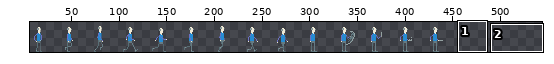
Edited in one commit: sprite sheet (Man/Man.png). The first picture is a wide view before the edit; the outline marks the close-up.
Close-up. Before the commit:
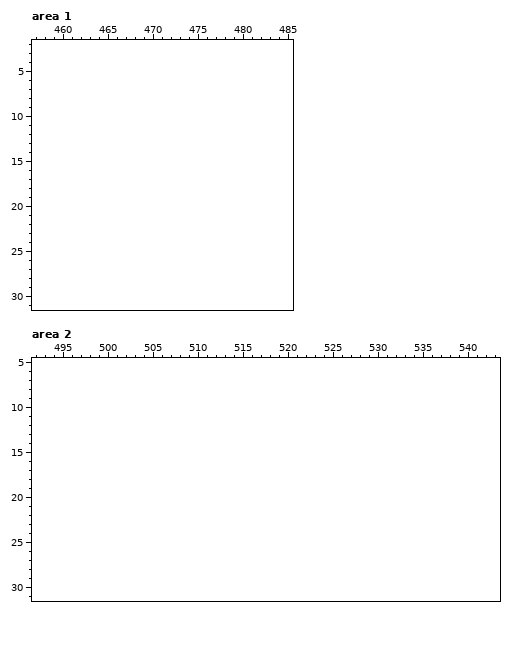
The file is 448x32 pixels. Shown: area 1: x 457..485, y 2..31; area 2: x 492..543, y 5..31. The old version is drawn lined up with the new one, on the new canvas. The wide view leaves out empty margins.
Once edited:
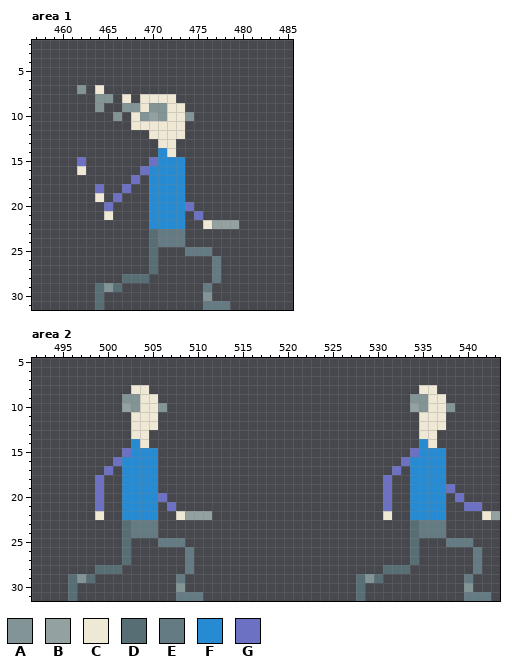
Palette (. is transparent): A #839496  B #93a1a1  C #eee8d5  D #586e75  E #657b83  F #268bd2  G #6c71c4
The exact change:
canvas 448x32 -> 544x32
--- area 1
@@ x 457..485 @@
  6 .............................
- 7 .............................
- 8 .............................
- 9 .............................
-10 .............................
-11 .............................
-12 .............................
-13 .............................
-14 .............................
-15 .............................
-16 .............................
-17 .............................
-18 .............................
-19 .............................
-20 .............................
-21 .............................
-22 .............................
-23 .............................
-24 .............................
-25 .............................
-26 .............................
-27 .............................
-28 .............................
-29 .............................
-30 .............................
-31 .............................
+ 7 .....A.C.....................
+ 8 .......AA.C.CCCC.............
+ 9 .......A..AACAACC............
+10 .........A.CABACCA...........
+11 ...........CCCCCC............
+12 .............CCCC............
+13 ..............CC.............
+14 ..............FC.............
+15 .....G.......GFFF............
+16 .....C......GFFFF............
+17 ...........G.FFFF............
+18 .......G..G..FFFF............
+19 .......C.G...FFFF............
+20 ........G....FFFFG...........
+21 ........C....FFFF.G..........
+22 .............FFFF..CBBB......
+23 .............DEEE............
+24 .............DEEE............
+25 .............D...EEE.........
+26 .............D......E........
+27 .............D......E........
+28 ..........DDD.......E........
+29 .......DAD.........E.........
+30 .......D...........A.........
+31 .......D...........EEE.......
--- area 2
@@ x 492..543 @@
  7 ....................................................
- 8 ....................................................
- 9 ....................................................
-10 ....................................................
-11 ....................................................
-12 ....................................................
-13 ....................................................
-14 ....................................................
-15 ....................................................
-16 ....................................................
-17 ....................................................
-18 ....................................................
-19 ....................................................
-20 ....................................................
-21 ....................................................
-22 ....................................................
-23 ....................................................
-24 ....................................................
-25 ....................................................
-26 ....................................................
-27 ....................................................
-28 ....................................................
-29 ....................................................
-30 ....................................................
-31 ....................................................
+ 8 ...........CC..............................CC.......
+ 9 ..........AACC............................AACC......
+10 ..........BACCA...........................BACCA.....
+11 ...........CCC.............................CCC......
+12 ...........CCC.............................CCC......
+13 ...........CC..............................CC.......
+14 ...........FC..............................FC.......
+15 ..........GFFF............................GFFF......
+16 .........GFFFF...........................GFFFF......
+17 ........G.FFFF..........................G.FFFF......
+18 .......G..FFFF.........................G..FFFF......
+19 .......G..FFFF.........................G..FFFFG.....
+20 .......G..FFFFG........................G..FFFF.G....
+21 .......G..FFFF.G.......................G..FFFF..GG..
+22 .......C..FFFF..CBBB...................C..FFFF....CB
+23 ..........DEEE............................DEEE......
+24 ..........DEEE............................DEEE......
+25 ..........D...EEE.........................D...EEE...
+26 ..........D......E........................D......E..
+27 ..........D......E........................D......E..
+28 .......DDD.......E.....................DDD.......E..
+29 ....DAD.........E...................DAD.........E...
+30 ....D...........A...................D...........A...
+31 ....D...........EEE.................D...........EEE.
Changed places in both close-ups, as pixel boxes (x1, y1, x2, y2):
added: (77, 85, 239, 310)
added: (68, 385, 212, 601)
added: (356, 385, 500, 601)
